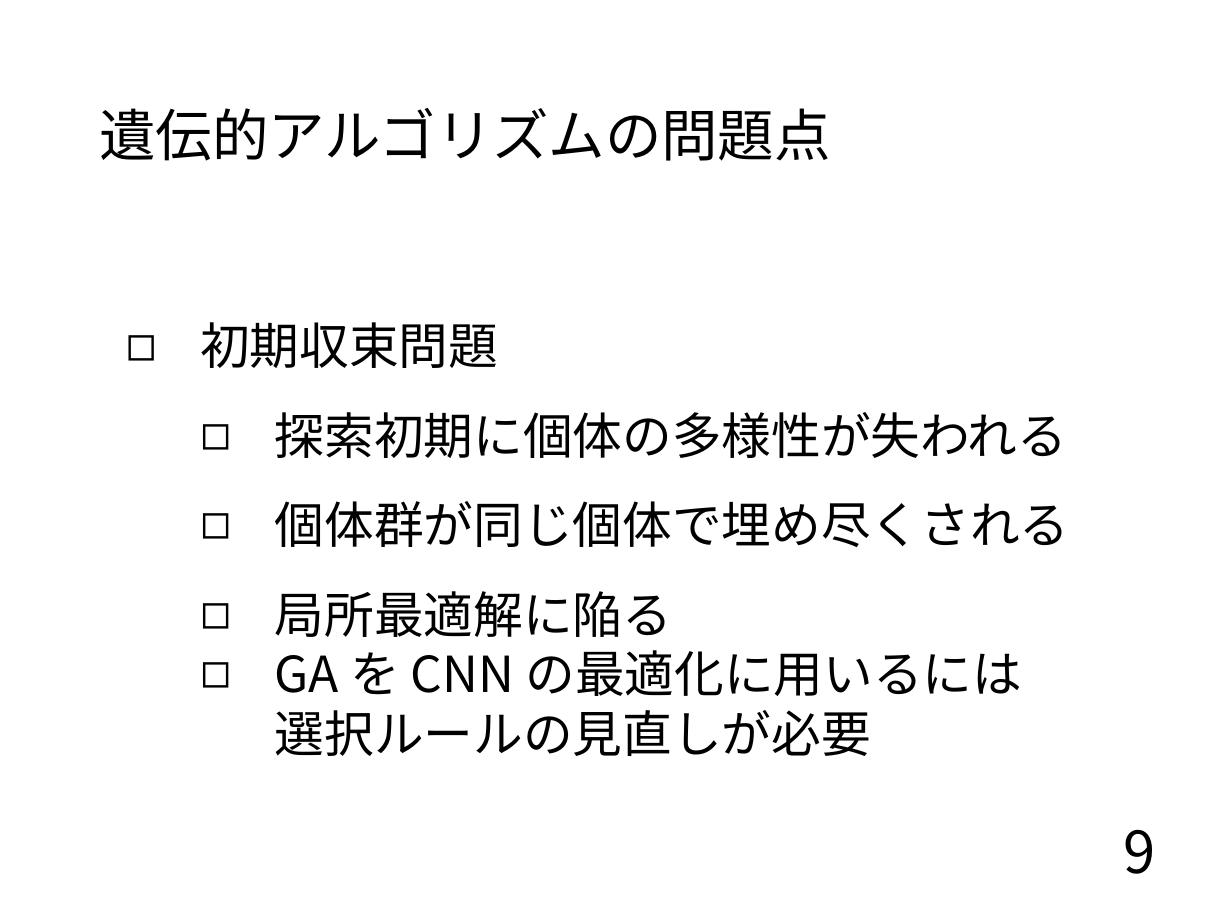
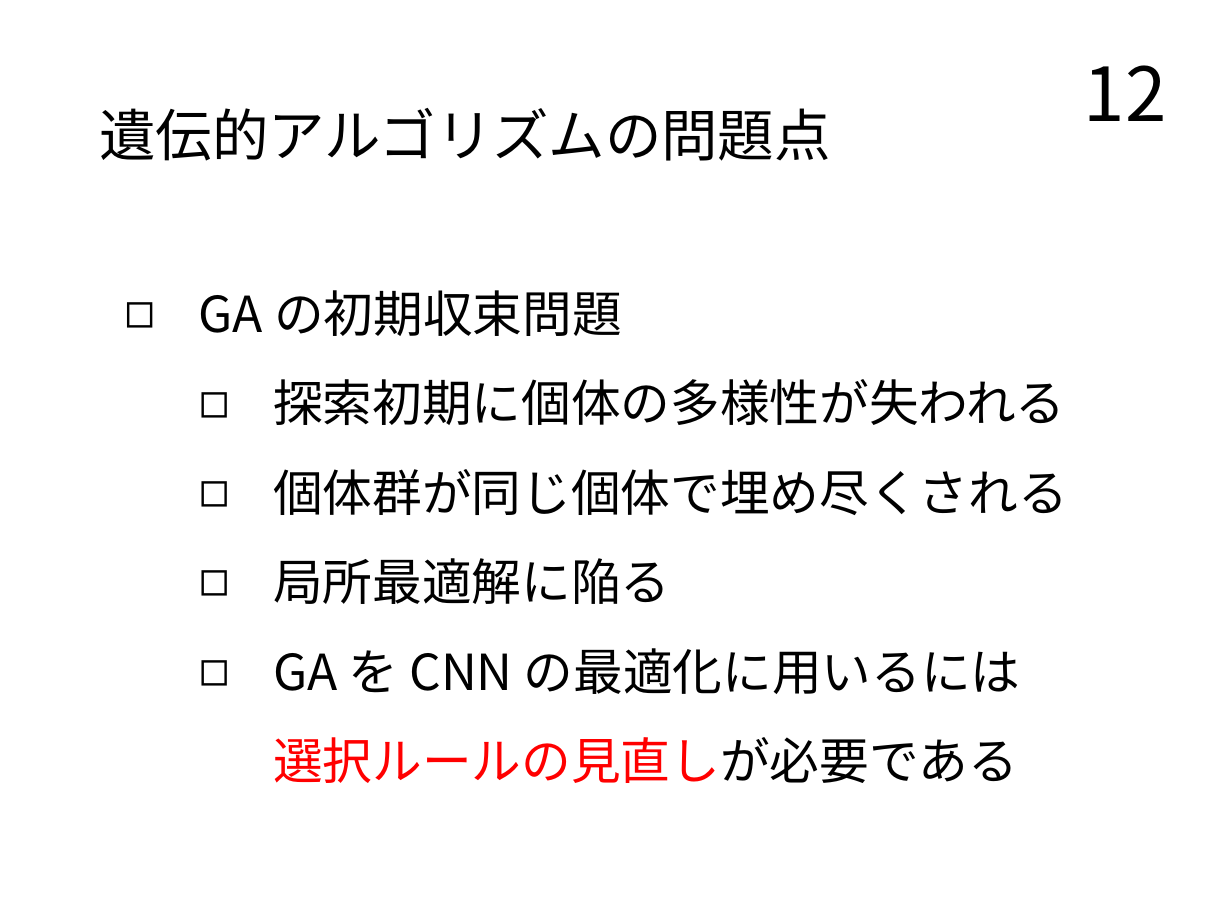
Before and after one commit to TairaTomotaka/kadai, a slide deck: slide 12 of prsn/20221129.pptx (slide 9 before the commit). Drawn at 1232x924 pixels with LibreOffice and Linux fonts; fonts in the diff are those of the drawing. Boxes give left, top, right and bottom in pixels: in the first picture for what was removed or moved away, otherwise in the second. Text is boxed around its words. In the diff, an @@ line names an element or a change of style, - is before the commit and + after.

```diff
--- a/prsn/20221129.pptx
+++ b/prsn/20221129.pptx
@@ page number added at [1084, 65, 1167, 121], 36 pt, text #000000 @@
+12
@@ text "GA の初期収束問題": place and size @@
-text "GA の初期収束問題" at [200, 322, 1070, 756]
+text "GA の初期収束問題" at [199, 290, 1068, 783]
@@ text at [199, 290, 622, 336]: text changed @@
-  ◻ 初期収束問題
+  ◻ GA の初期収束問題
@@ text at [273, 648, 1021, 783]: text changed @@
-    ◻ GA を CNN の最適化に用いるには
-      選択ルールの見直しが必要
+    ◻ GA を CNN の最適化に用いるには
+      選択ルールの見直しが必要である
@@ page number removed at [1123, 829, 1155, 874] @@
-9
```
Also in this commit, not shown: 10 other slides changed, 13 slides added, 1 other file.
